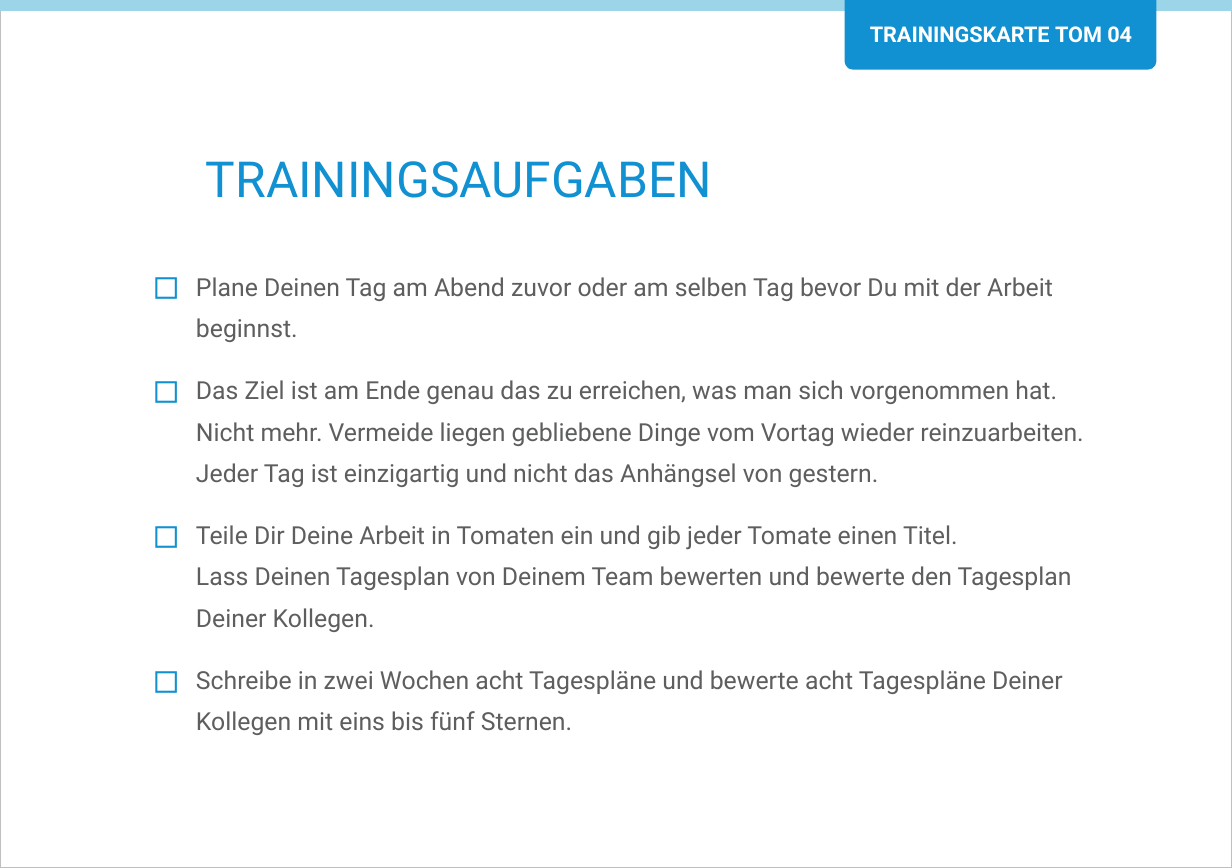
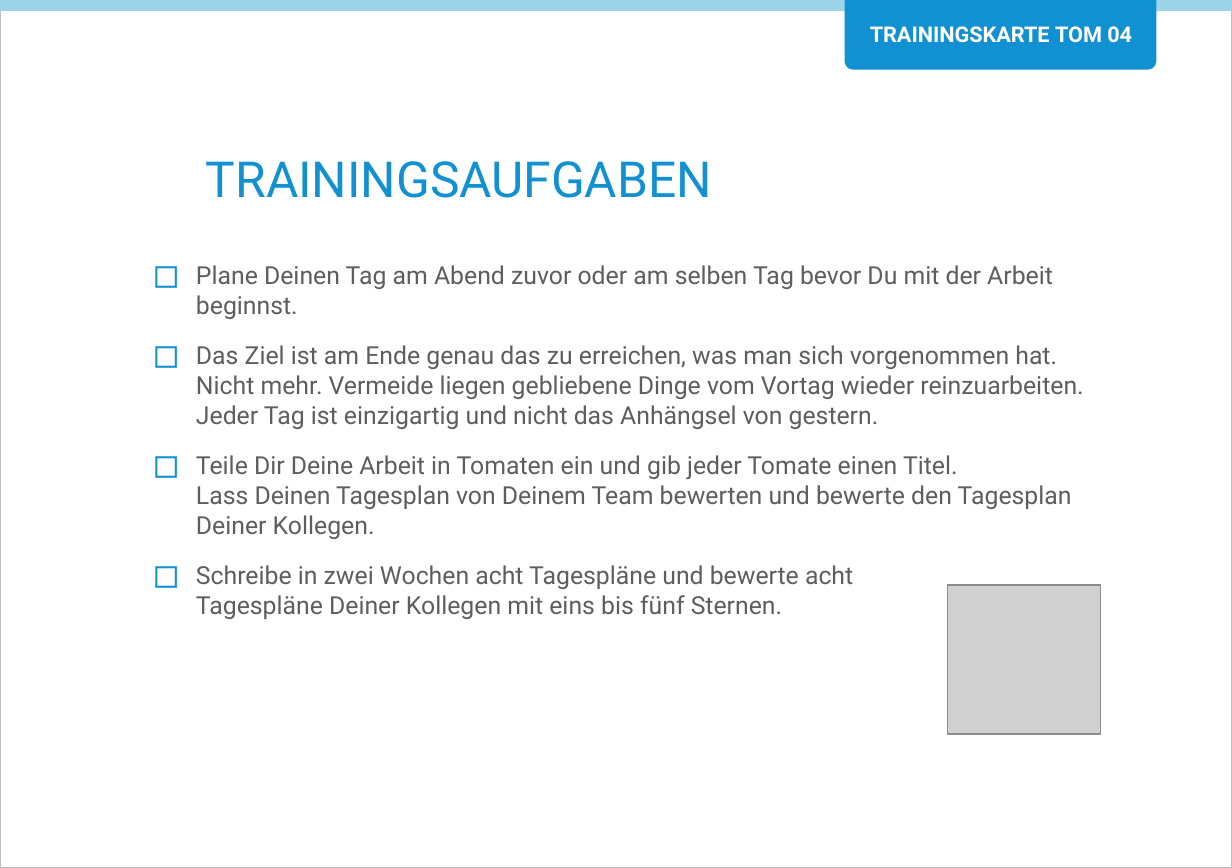
Before and after one commit to Teamtool/training-materials, a slide deck: slide 2 of agile moves/Tomatoes (TOM)/ger/apprentice/ger_TOM_04_Alles_Tomate_Tagesplan_AM_A.pptx. Drawn at 1232x868 pixels with LibreOffice and Linux fonts; fonts in the diff are those of the drawing; grey boxes stand for pictures; background and template pictures are left out. Boxes give left, top, right and bottom in pixels: in the first picture for what was removed or moved away, otherwise in the second. Text is boxed around its words. In the diff, an @@ line names an element or a change of style, - is before the commit and + after.

Commit message:
Tagesplan AM und MM grade gezogen und eingecheckt

```diff
--- a/agile moves/Tomatoes (TOM)/ger/apprentice/ger_TOM_04_Alles_Tomate_Tagesplan_AM_A.pptx
+++ b/agile moves/Tomatoes (TOM)/ger/apprentice/ger_TOM_04_Alles_Tomate_Tagesplan_AM_A.pptx
@@ text "Plane Deinen Tag am Abend ..." at (196, 265, 1083, 619): line spacing 20pt to 1 @@
@@ picture added at (947, 585, 1101, 734) @@
```
Also in this commit, not shown: 1 other slide changed, 2 other files.
